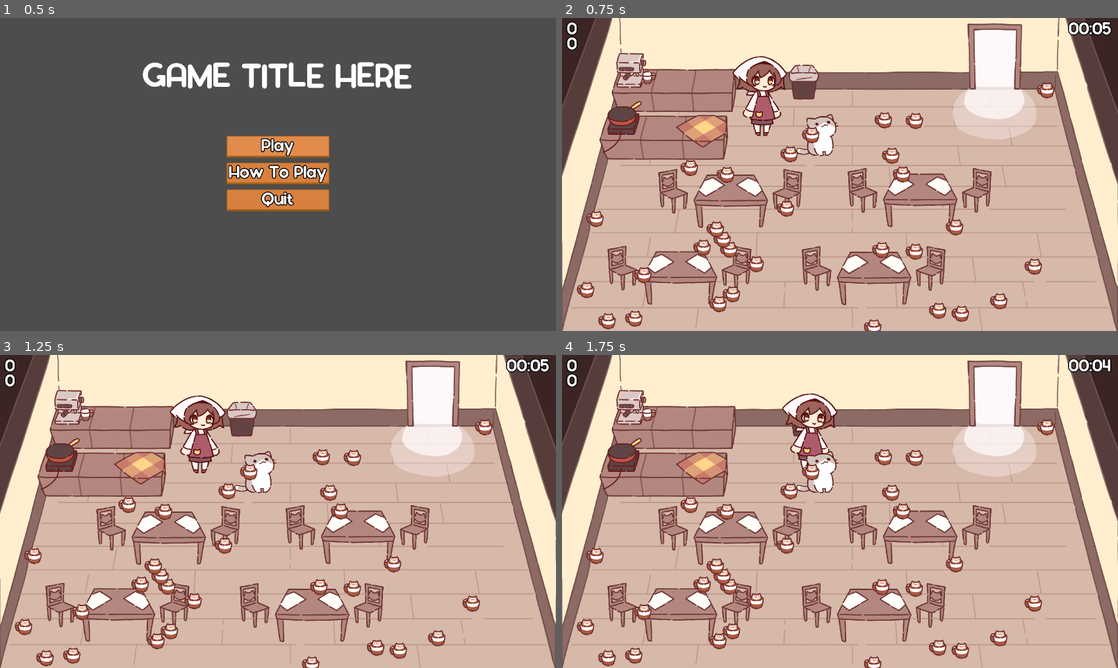
Above: before the commit, frames 1-4 (two rows, left to right).
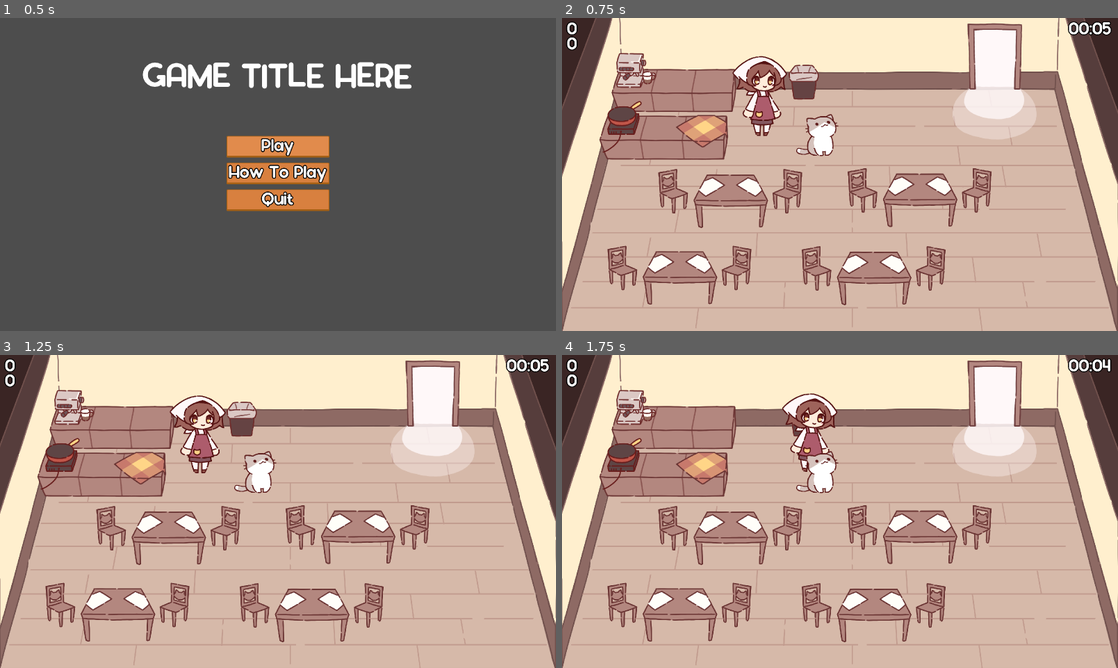
Above: after the commit, the same moments.

Repository: NuTrynity/Little-Cat-Cafe
Game: Godot game, scene res://Nodes/UI/main_menu.tscn
The game is run twice, just before and just after one commit, with the same random seed, the same clock (stepped at 60 frames per second) and the same inputs.
Inputs:
- Up to frame 1 (0.5 s): no input
- Up to frame 2 (0.75 s): click "Play" at 0.5 s
- Up to frame 3 (1.25 s): no input
- Up to frame 4 (1.75 s): hold Right (move_right) from 1.28 s (still down); hold E (interact) from 1.28 s (still down)

Frame 1 is identical in both runs. In frame 2, 3.5% of the frame differs, in the area x 2-89%, y 20-100%; in frame 3, 3.5%; in frame 4, 3.5%.

Commit message:
commented out coffee spawn code

Diff:
--- a/Scripts/CharacterScripts/Cat.gd
+++ b/Scripts/CharacterScripts/Cat.gd
@@ -2,17 +2,17 @@
 
 @onready var nav_mesh : NavigationRegion2D = get_tree().get_root().get_node("scene_0/NavigationRegion2D")
 
-var meal = preload("res://Nodes/Meals/cat_latte.tscn")
+#var meal = preload("res://Nodes/Meals/cat_latte.tscn")
 
 
 func _ready():
 
-
-	for i in range(30):
-		var point = choose_random_point()
-		var food = meal.instantiate() as Node2D
-		get_tree().get_root().add_child(food)
-		food.global_position = point
+#	for i in range(30):
+#		var point = choose_random_point()
+#		var food = meal.instantiate() as Node2D
+#		get_tree().get_root().add_child(food)
+#		food.global_position = point
+	pass
 
 func choose_random_point() -> Vector2:
 	var rng = RandomNumberGenerator.new()
